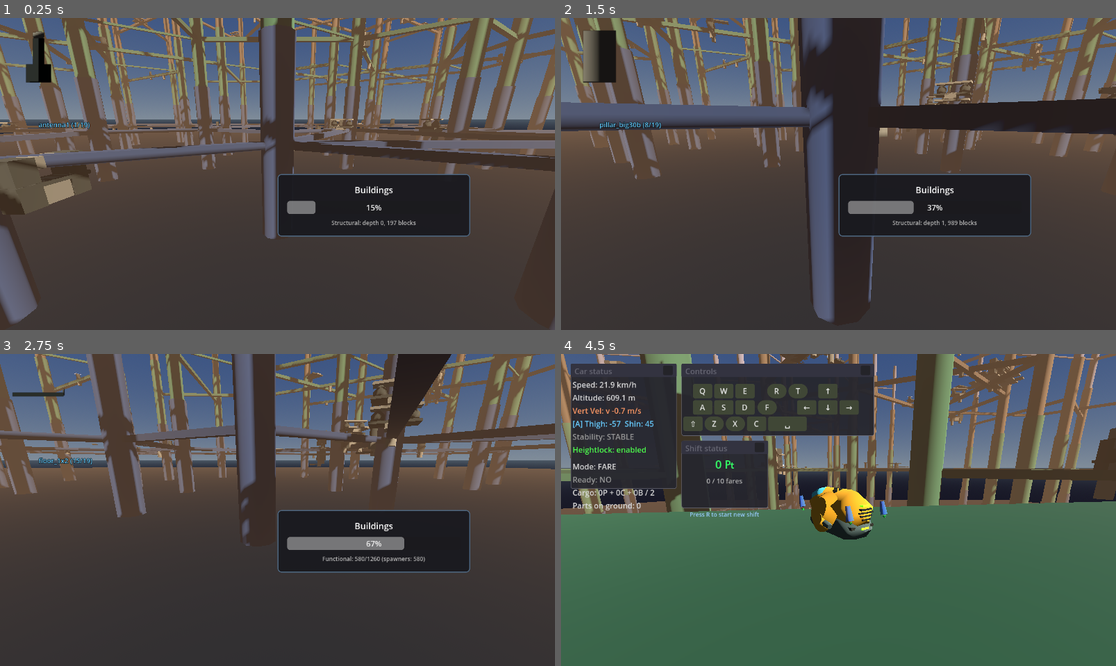
Above: before the commit, frames 1-4 (two rows, left to right).
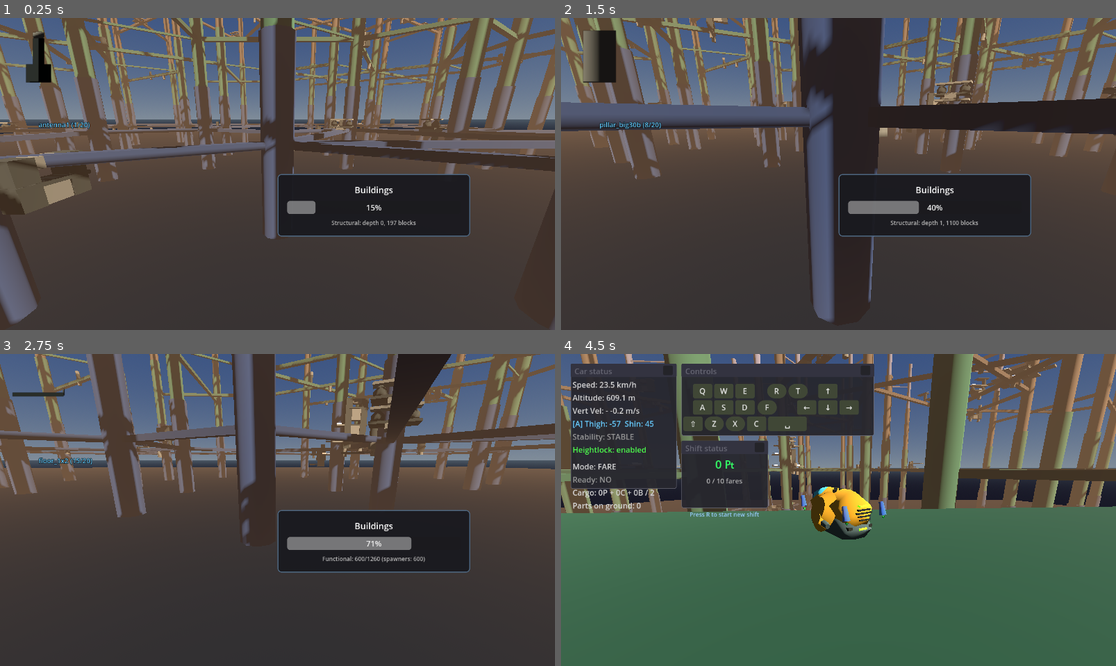
Above: after the commit, the same moments.

Repository: TaxiService/fcar
Game: Godot game, scene res://city/city_test.tscn
Two runs of this game, one before a commit and one after it. Both use one fixed random seed, a clock stepped at 60 frames per second and the inputs below.
Inputs (mouse positions are in pixels of both pictures, inside the frame that each line leads up to):
- Up to frame 1 (0.25 s): no input
- Up to frame 2 (1.5 s): tap Enter at 0.5 s; move the mouse to (866, 174) at 0.52 s; hold W (forward) from 0.53 s (still down); tap Shift (boost) at 0.6 s; click (866, 174) at 0.67 s; tap Space (jump) at 0.77 s; move the mouse to (810, 174) at 1.27 s; tap R (confirm) at 1.35 s
- Up to frame 3 (2.75 s): keep holding W (forward); tap Space (jump) at 1.52 s; move the mouse to (288, 503) at 2.02 s; tap C (crouch) at 2.1 s
- Up to frame 4 (4.5 s): move the mouse to (832, 516) at 2.77 s; tap V (toggle_auto_hover) at 2.85 s; click (832, 516) at 2.92 s; tap Space (jump) at 3.02, 3.77 s; move the mouse to (877, 513) at 3.52 s; hold F (toggle_control_lock) 3.53-4.25 s; release W (forward) at 4.25 s; drag from (672, 463) to (755, 432) at 4.27 s

The runs differ from the first frame. In frame 1, less than 0.1% of the frame differs, in the area x 14-16%, y 33-36%; in frame 2, 0.6%; in frame 3, 1.1%; in frame 4, 21%, in the area x 0-100%, y 0-60%.

Commit message:
phase 4 - hospital buildings and part delivery
Add hospitals to procedural city generation and implement part delivery
for point refunds. Hospitals spawn as functional blocks with
ignores_collision to bypass AABB overlap rejection from their tall mesh.

- BuildingGenerator: add hospital1x1 to FUNCTIONAL_SCENE_PATHS, add
  diagnostic prints for functional block loading/placement
- hospital1x1.tscn: add PointOfInterest node, set ignores_collision on
  plug to fix overlap-based placement failure
- PeopleManager: add get_nearest_hospital/get_all_hospitals helpers,
  filter hospitals from fare destinations
- ShiftManager: add add_score() for delivery refunds
- FCar: add hospital_destination tracking, _check_hospital_delivery,
  _deliver_parts_to_hospital with parts_delivered signal
- DestinationMarker: show hospital destination when in hospital mode

Co-Authored-By: Claude Opus 4.6 <noreply@anthropic.com>

Diff:
--- a/city/BuildingGenerator.gd
+++ b/city/BuildingGenerator.gd
@@ -49,6 +49,7 @@
 
 const FUNCTIONAL_SCENE_PATHS: Array = [
 	"res://city/building/functional/spawner1x1.tscn",
+	"res://city/building/functional/hospital1x1.tscn",
 ]
 
 @export_category("Pass 1: Structure")
@@ -710,6 +711,10 @@
 				if func_info.can_spawn:
 					_stats.spawners_placed += 1
 
+				# Debug: track which functional scenes get placed
+				if "hospital" in func_info.path:
+					_stats["hospitals_placed"] = _stats.get("hospitals_placed", 0) + 1
+
 				blocks_this_batch += 1
 
 				if blocks_this_batch >= yield_every_n_blocks:
@@ -721,7 +726,7 @@
 					blocks_this_batch = 0
 				break
 
-	generation_progress.emit(_stats.blocks_placed, "Functional complete: %d added (%d spawners)" % [placed, _stats.spawners_placed])
+	generation_progress.emit(_stats.blocks_placed, "Functional complete: %d added (%d spawners, %d hospitals)" % [placed, _stats.spawners_placed, _stats.get("hospitals_placed", 0)])
 
 
 func _run_functional_pass_sync():
@@ -835,6 +840,8 @@
 
 				if func_info.can_spawn:
 					_stats.spawners_placed += 1
+				if "hospital" in func_info.path:
+					_stats["hospitals_placed"] = _stats.get("hospitals_placed", 0) + 1
 				break
 
 
@@ -1230,6 +1237,18 @@
 				_decoration_blocks.append(data)
 			if is_functional_folder or data.is_functional:
 				_functional_blocks.append(data)
+			# Debug: trace functional block loading
+			if is_functional_folder:
+				var cats = []
+				if data.is_structural: cats.append("STRUCT")
+				if data.is_decoration: cats.append("DECO")
+				if data.is_functional: cats.append("FUNC")
+				print("  Loaded functional: %s [%s] plugs=%d can_spawn=%s" % [
+					path, ",".join(cats), data.plugs.size(), data.can_spawn])
+				for p in data.plugs:
+					print("    plug: type=%d size=%d vert=%d" % [p.type_flags, p.size_flags, p.vertical_class])
+		else:
+			push_warning("BuildingGenerator: %s root is not BuildingBlock (is %s)" % [path, instance.get_class()])
 		instance.queue_free()
 
 
@@ -1347,9 +1366,10 @@
 		_stats.decoration_placed
 	])
 	if _stats.get("functional_placed", 0) > 0:
-		print("  Functional: %d placed (%d spawners) from %d open sockets" % [
+		print("  Functional: %d placed (%d spawners, %d hospitals) from %d open sockets" % [
 			_stats.get("functional_placed", 0),
 			_stats.get("spawners_placed", 0),
+			_stats.get("hospitals_placed", 0),
 			_stats.get("open_sockets_before_functional", 0)
 		])
 	print("  Decoration: %d/%d open sockets decorated" % [
--- a/city/building/functional/hospital1x1.tscn
+++ b/city/building/functional/hospital1x1.tscn
@@ -4,9 +4,7 @@
 [ext_resource type="Material" uid="uid://bqb6xr3pfb6vl" path="res://mats/holo.tres" id="3_1g6dr"]
 [ext_resource type="Material" uid="uid://c84qehqsj2tk1" path="res://mats/floor_small.tres" id="4_5w0i3"]
 [ext_resource type="Script" uid="uid://bqovvbw65pd4c" path="res://city/ConnectionPoint.gd" id="5_vcny3"]
-
-[sub_resource type="BoxShape3D" id="BoxShape3D_i5q1c"]
-size = Vector3(15, 7, 15)
+[ext_resource type="Script" uid="uid://bb5smj3tq58ck" path="res://systems/PointOfInterest.gd" id="6_poi"]
 
 [sub_resource type="BoxMesh" id="BoxMesh_wi01x"]
 material = ExtResource("3_1g6dr")
@@ -24,14 +22,6 @@
 block_type = 1
 can_spawn_people = true
 
-[node name="DeliveryArea" type="Area3D" parent="."]
-collision_layer = 0
-collision_mask = 0
-
-[node name="CollisionShape3D" type="CollisionShape3D" parent="DeliveryArea"]
-transform = Transform3D(1, 0, 0, 0, 1, 0, 0, 0, 1, 0, 5, 0)
-shape = SubResource("BoxShape3D_i5q1c")
-
 [node name="MeshInstance3D" type="MeshInstance3D" parent="."]
 transform = Transform3D(1, 0, 0, 0, 1, 0, 0, 0, 1, 0, 5, 0)
 mesh = SubResource("BoxMesh_wi01x")
@@ -48,6 +38,14 @@
 [node name="Conn_Plug_Large" type="Marker3D" parent="."]
 transform = Transform3D(1, 0, 0, 0, -4.371139e-08, 1, 0, -1, -4.371139e-08, 0, 2.5, 0)
 script = ExtResource("5_vcny3")
-size_flags = 4
+size_flags = 6
 is_socket = false
 rotation_mode = 1
+ignores_collision = true
+
+[node name="PointOfInterest" type="Node3D" parent="."]
+transform = Transform3D(1, 0, 0, 0, 1, 0, 0, 0, 1, 0, 2.5, 0)
+script = ExtResource("6_poi")
+poi_name = "Hospital"
+arrival_radius = 7.0
+poi_type = "hospital"
--- a/fcar/FCar.gd
+++ b/fcar/FCar.gd
@@ -178,6 +178,8 @@
 # Hospital pickup cooldown (prevents eject → immediate re-collect)
 var pickup_cooldown_timer: float = 0.0
 var collecting_parts: Array[PersonPart] = []  # Parts flying toward car
+var hospital_destination: PointOfInterest = null  # Nearest hospital for delivery
+var _hospital_dest_timer: float = 0.0
 
 signal passenger_boarded(person: Person)
 signal passenger_delivered(person: Person, destination: Node)
@@ -185,6 +187,7 @@
 signal ready_state_changed(is_ready: bool)
 signal person_broken(position: Vector3, person_color: Color, velocity: Vector3)
 signal parts_collected(parts: Array[PersonPart])
+signal parts_delivered(total_refund: int, parts_count: int)
 signal hospital_mode_changed(active: bool)
 
 
@@ -618,11 +621,17 @@
 	# Update parts collision detection
 	_update_parts_collisions()
 
-	# Hospital mode: update collecting parts and cooldown
+	# Hospital mode: update collecting parts, cooldown, delivery, and destination
 	if hospital_mode:
 		_update_collecting_parts()
 		if pickup_cooldown_timer > 0.0:
 			pickup_cooldown_timer -= delta
+		if not cargo_parts.is_empty():
+			_check_hospital_delivery()
+		_hospital_dest_timer -= delta
+		if _hospital_dest_timer <= 0.0:
+			_hospital_dest_timer = 3.0
+			_update_hospital_destination()
 
 	# Update passenger system
 	_update_passengers()
@@ -1333,11 +1342,53 @@
 
 	if not arrived.is_empty():
 		parts_collected.emit(arrived)
+		_update_hospital_destination()
+
+
+func _update_hospital_destination():
+	if not hospital_mode or cargo_parts.is_empty():
+		hospital_destination = null
+		return
+	if people_manager:
+		hospital_destination = people_manager.get_nearest_hospital(global_position)
+
+
+func _check_hospital_delivery():
+	if not people_manager:
+		return
+	for hospital in people_manager.get_all_hospitals():
+		if not is_instance_valid(hospital):
+			continue
+		if global_position.distance_to(hospital.global_position) > hospital.arrival_radius:
+			continue
+		_deliver_parts_to_hospital(hospital)
+		return
+
+
+func _deliver_parts_to_hospital(hospital: PointOfInterest):
+	var total_refund: int = 0
+	var count: int = cargo_parts.size()
+	for part in cargo_parts:
+		if is_instance_valid(part):
+			total_refund += part.point_value
+			var type_str = "CORE" if part.is_core else "BODY"
+			print("Delivered %s part #%d: +%d" % [type_str, part.source_person_id, part.point_value])
+			part.queue_free()
+	cargo_parts.clear()
+	if shift_manager and total_refund > 0:
+		shift_manager.add_score(total_refund)
+	print("Hospital delivery complete! Refunded %d. Score: %d" % [total_refund, shift_manager.get_score() if shift_manager else 0])
+	parts_delivered.emit(total_refund, count)
+	hospital_destination = null
+	# If no more parts on ground or in-flight, exit hospital mode
+	if collecting_parts.is_empty() and not people_manager.has_undelivered_parts():
+		_exit_hospital_mode()
 
 
 func _exit_hospital_mode():
 	_cancel_collecting_parts()
 	hospital_mode = false
+	hospital_destination = null
 	hospital_mode_changed.emit(false)
 	if part_markers:
 		part_markers.set_active(false)
--- a/systems/PeopleManager.gd
+++ b/systems/PeopleManager.gd
@@ -788,9 +788,11 @@
 			registered_zones.size(), person_pos
 		])
 
-	# Also consider POIs
+	# Also consider POIs (skip hospitals — not valid fare destinations)
 	for poi in registered_pois:
 		if not is_instance_valid(poi):
+			continue
+		if poi.poi_type == "hospital":
 			continue
 		var dist_sq = person_pos.distance_squared_to(poi.global_position)
 		if dist_sq >= min_dist_sq and dist_sq <= max_dist_sq:
@@ -1214,6 +1216,29 @@
 		if is_instance_valid(poi) and poi.enabled:
 			enabled.append(poi)
 	return enabled
+
+
+func get_nearest_hospital(from_pos: Vector3) -> PointOfInterest:
+	var nearest: PointOfInterest = null
+	var nearest_dist_sq: float = INF
+	for poi in registered_pois:
+		if not is_instance_valid(poi) or not poi.enabled:
+			continue
+		if poi.poi_type != "hospital":
+			continue
+		var dist_sq = from_pos.distance_squared_to(poi.global_position)
+		if dist_sq < nearest_dist_sq:
+			nearest_dist_sq = dist_sq
+			nearest = poi
+	return nearest
+
+
+func get_all_hospitals() -> Array[PointOfInterest]:
+	var hospitals: Array[PointOfInterest] = []
+	for poi in registered_pois:
+		if is_instance_valid(poi) and poi.enabled and poi.poi_type == "hospital":
+			hospitals.append(poi)
+	return hospitals
 
 
 func get_nearest_surface(pos: Vector3) -> SpawnSurface:
--- a/systems/ShiftManager.gd
+++ b/systems/ShiftManager.gd
@@ -271,6 +271,11 @@
 	score_updated.emit(total_score, fare_count)
 
 
+func add_score(amount: int):
+	total_score += amount
+	score_updated.emit(total_score, fare_count)
+
+
 func get_fare_count() -> int:
 	return fare_count
 
--- a/ui/DestinationMarker.gd
+++ b/ui/DestinationMarker.gd
@@ -94,26 +94,34 @@
 		_hide_all()
 		return
 
-	# Find the first passenger with a valid destination
-	var target_person: Person = null
-	var passengers = fcar.passengers if "passengers" in fcar else []
-	for person in passengers:
-		if is_instance_valid(person) and person.destination != null:
-			target_person = person
-			break
-
-	if not target_person:
-		_hide_all()
-		return
+	# Determine destination position
+	var dest_pos: Vector3
+	var stable_pos: Vector3
+
+	if fcar.hospital_mode and is_instance_valid(fcar.hospital_destination):
+		stable_pos = fcar.hospital_destination.global_position
+		dest_pos = stable_pos + Vector3(0, 2, 0)
+	else:
+		# Find the first passenger with a valid destination
+		var target_person: Person = null
+		var passengers = fcar.passengers if "passengers" in fcar else []
+		for person in passengers:
+			if is_instance_valid(person) and person.destination != null:
+				target_person = person
+				break
+
+		if not target_person:
+			_hide_all()
+			return
+
+		stable_pos = target_person.get_destination_position()
+		dest_pos = stable_pos + Vector3(0, 2, 0)
 
 	# Get camera for projection
 	var camera = get_viewport().get_camera_3d()
 	if not camera:
 		_hide_all()
 		return
-
-	var stable_pos = target_person.get_destination_position()
-	var dest_pos = stable_pos + Vector3(0, 2, 0)  # Slightly above destination
 	var screen_size = get_viewport().get_visible_rect().size
 
 	# Calculate distances
